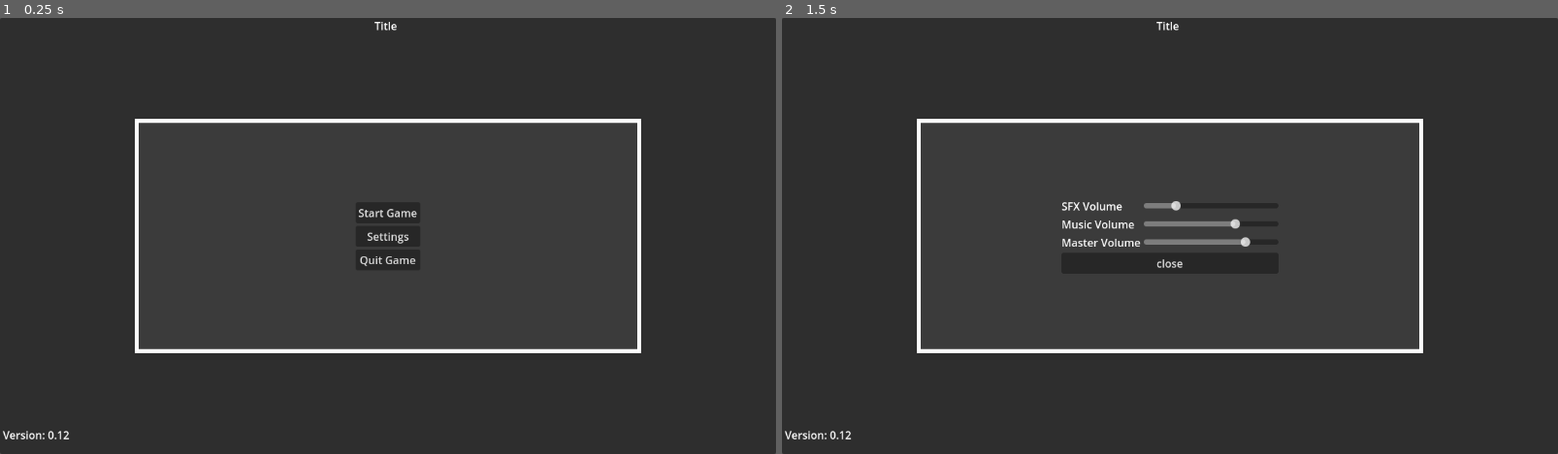
Above: before the commit, frames 1-2 (left to right).
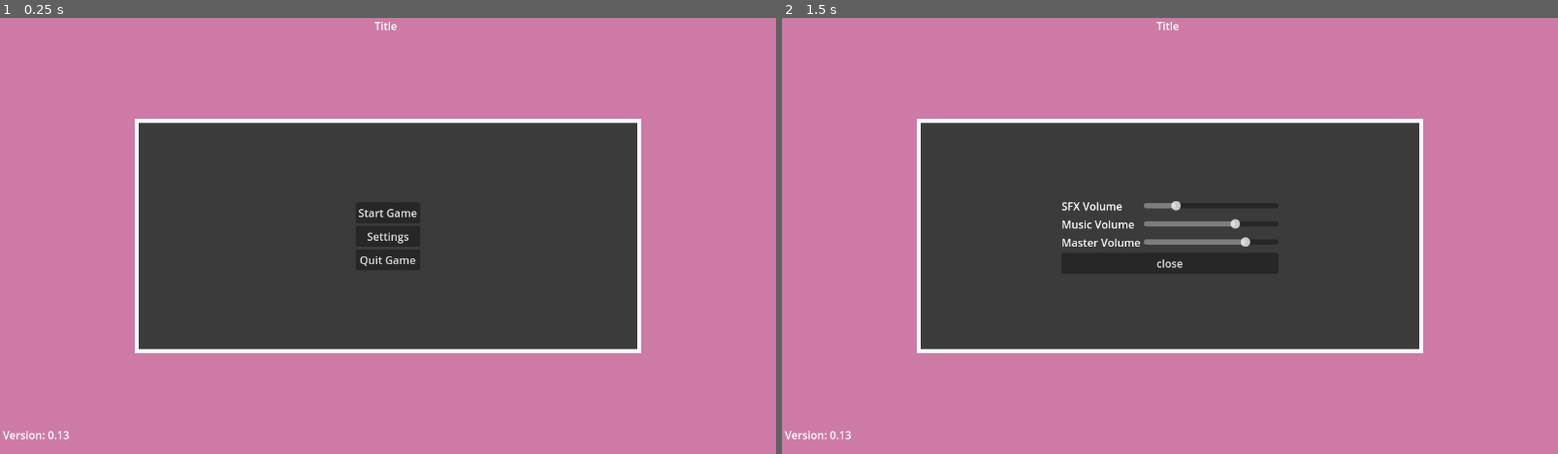
Above: after the commit, the same moments.

Repository: markusweiss/godot-template
Game: Godot game, scene res://start.tscn
The game is run twice, just before and just after one commit, with the same random seed, the same clock (stepped at 60 frames per second) and the same inputs. The project has no main scene, so this scene is started directly. Sound files missing from this copy of the repository are replaced by a short silence.
Inputs:
- Up to frame 1 (0.25 s): no input
- Up to frame 2 (1.5 s): click "Settings" at 0.5 s; click "Start Game" at 1.25 s

The runs differ from the first frame. In frame 1, 65% of the frame differs, in the area x 0-100%, y 0-100%; in frame 2, 65%.

Commit message:
change start and global loading

Diff:
--- a/autoloads/globals.gd
+++ b/autoloads/globals.gd
@@ -1,23 +1,53 @@
 extends Node
 
-const VERSION : float = 0.12
+const VERSION : float = 0.13
 
 @onready var SFX_BUS_ID = AudioServer.get_bus_index("SFX")
 @onready var MUSIC_BUS_ID = AudioServer.get_bus_index("Music")
 
+var main_menu_scene:PackedScene = preload("res://features/UI/main_menu/main_menu.tscn")
+var main_menu = null
+
 var settings_menu_scene:PackedScene = preload("res://features/UI/setting_menu/assets_menu.tscn")
-#temp do i need?
 var settings_menu = null
+
+var test_level_scene:PackedScene = preload("res://features/levels/test_fly_game.tscn")
+var test_level = null
+
 
 func _ready():
 	pass
+
+
+func open_main_menu():
+	if not main_menu:
+		print("open menu")
+		main_menu = main_menu_scene.instantiate()
+		#get_tree().root.add_child(main_menu)
+		get_tree().root.add_child.call_deferred(main_menu)
+	else:
+		push_warning('Main menu already exists in this scene')
 
 
 # temp perhaps remove
 func open_settings_menu():
 	if not settings_menu:
 		settings_menu = settings_menu_scene.instantiate()
-		get_tree().root.add_child(settings_menu)
-		#get_tree().root.add_child.call_deferred(settings_menu)
+		#get_tree().root.add_child(settings_menu)
+		get_tree().root.add_child.call_deferred(settings_menu)
 	else:
 		push_warning('settings menu already exists in this scene')
+
+func start_test_level():
+	if not test_level:
+		var background = get_tree().root.get_node("Start/Panel")
+		background.hide()
+
+		if main_menu:
+			main_menu.queue_free()
+			main_menu = null
+		test_level = test_level_scene.instantiate()
+		#get_tree().root.add_child(test_level)
+		get_tree().root.add_child.call_deferred(test_level)
+	else:
+		push_warning("Test Level already exists in this scene")
--- a/features/UI/main_menu/main_menu.gd
+++ b/features/UI/main_menu/main_menu.gd
@@ -1,7 +1,7 @@
 extends CanvasLayer
 
-var test_level_scene:PackedScene = preload("res://features/levels/test_fly_game.tscn")
-var test_level = null
+#var test_level_scene:PackedScene = preload("res://features/levels/test_fly_game.tscn")
+#var test_level = null
 
 
 func _ready():
@@ -9,13 +9,15 @@
 	AudioSettings.apply_saved_audio_settings()
 
 # Temp remove only for testing
-func start_test_level():
-	if not test_level:
-		queue_free()
-		test_level = test_level_scene.instantiate()
-		get_tree().root.add_child(test_level)
-	else:
-		push_warning('Test Level already exists in this scene')
+#func start_test_level():
+#	if not test_level:
+#		queue_free()
+#		test_level = test_level_scene.instantiate()
+		#get_tree().root.add_child(test_level)
+#		get_tree().root.add_child.call_deferred(test_level)
+
+#	else:
+#		push_warning('Test Level already exists in this scene')
 
 
 func _on_button_quit_pressed():
@@ -27,4 +29,4 @@
 
 
 func _on_button_start_pressed():
-	start_test_level()
+	Globals.start_test_level()
--- a/start.gd
+++ b/start.gd
@@ -1,17 +1,6 @@
 extends CanvasLayer
 
-var main_menu_scene:PackedScene = preload("res://features/UI/main_menu/main_menu.tscn")
-var main_menu = null
+@onready var background = $Panel
 
 func _ready():
-	open_main_menu()
-
-# temp perhaps remove
-func open_main_menu():
-	if not main_menu:
-		print("open menu")
-		main_menu = main_menu_scene.instantiate()
-		#get_tree().root.add_child(start_main_menu)
-		get_tree().root.add_child.call_deferred(main_menu)
-	else:
-		push_warning('Main menu already exists in this scene')
+	Globals.open_main_menu()
--- a/start.tscn
+++ b/start.tscn
@@ -1,13 +1,18 @@
-[gd_scene load_steps=2 format=3 uid="uid://ct6plw4c6tax4"]
+[gd_scene load_steps=3 format=3 uid="uid://ct6plw4c6tax4"]
 
 [ext_resource type="Script" uid="uid://ofukold4l3nq" path="res://start.gd" id="1_d523m"]
+
+[sub_resource type="StyleBoxFlat" id="StyleBoxFlat_ots34"]
+bg_color = Color(0.807402, 0.477342, 0.655816, 1)
 
 [node name="Start" type="CanvasLayer"]
 script = ExtResource("1_d523m")
 
 [node name="Panel" type="Panel" parent="."]
+z_index = -1
 anchors_preset = 15
 anchor_right = 1.0
 anchor_bottom = 1.0
 grow_horizontal = 2
 grow_vertical = 2
+theme_override_styles/panel = SubResource("StyleBoxFlat_ots34")
